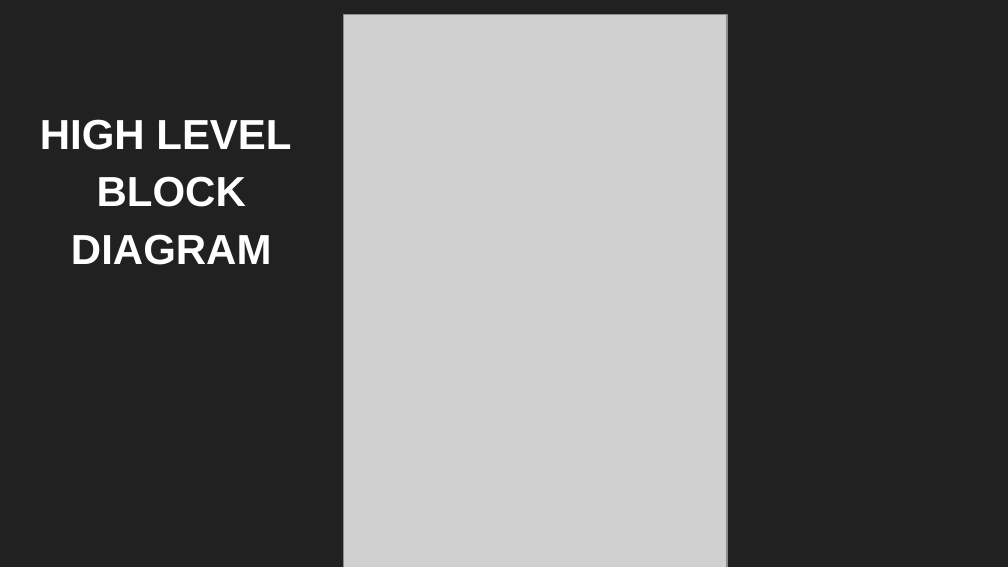
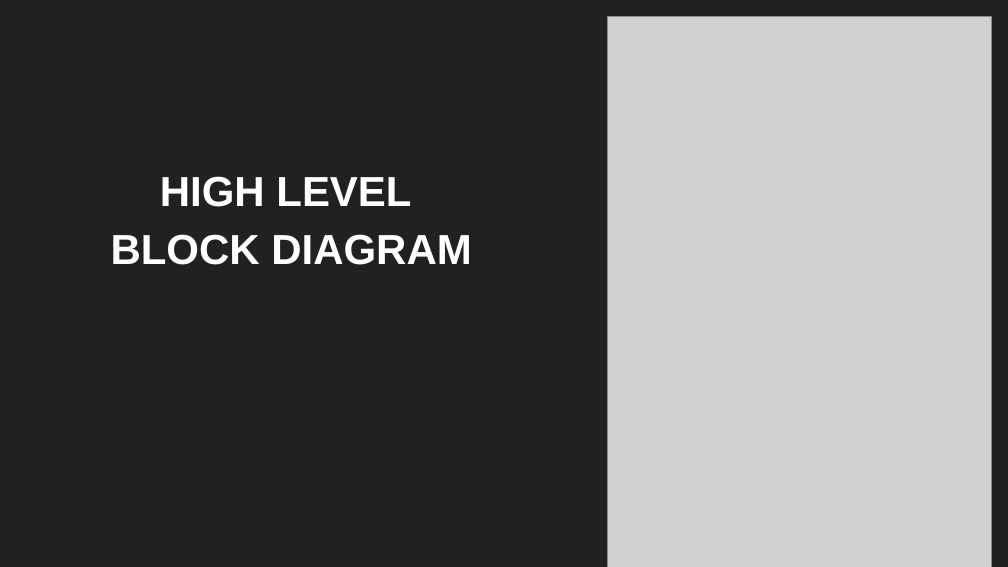
Before and after one commit to sbenstewart/cantina-plus, a slide deck: slide 12 of presentation/first/FYP First.pptx (slide 11 before the commit). Drawn at 1008x567 pixels with LibreOffice and Linux fonts; fonts in the diff are those of the drawing; grey boxes stand for pictures. Boxes give left, top, right and bottom in pixels: in the first picture for what was removed or moved away, otherwise in the second. Text is boxed around its words. In the diff, an @@ line names an element or a change of style, - is before the commit and + after.

```diff
--- a/presentation/first/FYP First.pptx
+++ b/presentation/first/FYP First.pptx
@@ picture: place and size @@
-picture at <box>344,14,727,567</box>
+picture at <box>608,17,991,567</box>
@@ title "HIGH LEVEL" rewrapped from <box>40,119,291,265</box> to <box>111,176,471,265</box> @@
```
Also in this commit, not shown: 5 other slides changed, 5 slides added, 3 other files.
